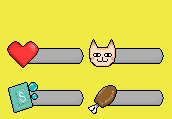
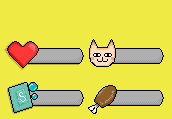
Layer changes from the first w=172, h=119 image to the second:
added layer "Layer 9" above "Background" over [left=4, top=41, right=79, bottom=114]
